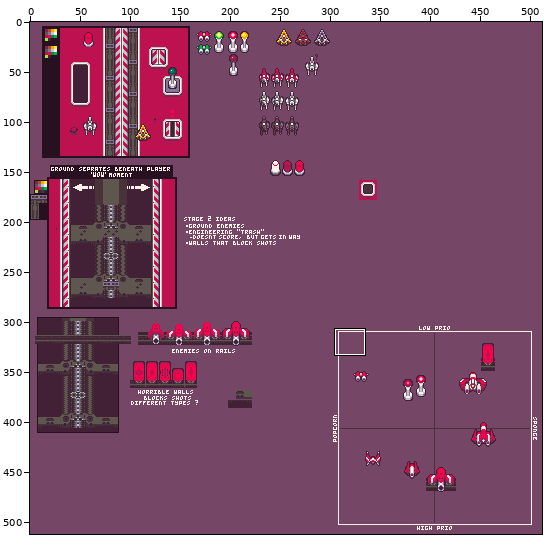
Pixel-art file -- art_folder/stage_2/idea_2.aseprite. Above: a wide view before the commit, with the close-up outlined.
Close-up. First the earlier version:
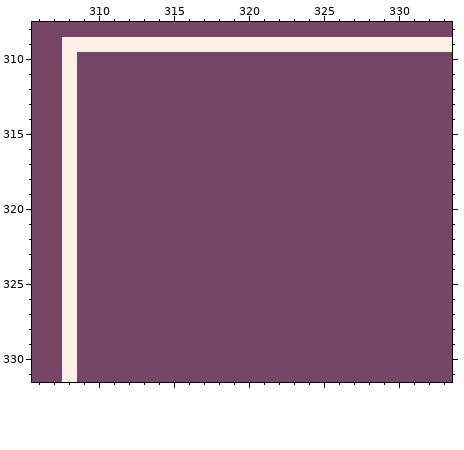
512x512 pixels, 1 frame. Shown: x 306..333, y 308..331.
After:
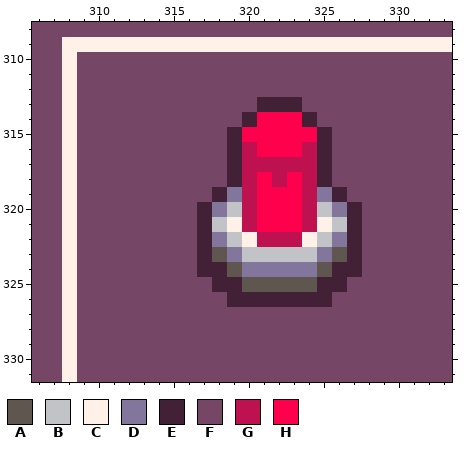
Palette (. is transparent): A #5f574f  B #c2c3c7  C #fff1e8  D #83769c  E #422136  F #754665  G #be1250  H #ff004d
Diff:
Layer "Flattened":
y 313: x 321..323 FFF -> EEE
y 314: x 320..324 FFFFF -> EHHHE
y 315: x 319..325 FFFFFFF -> EHHHHHE
y 316: x 319..325 FFFFFFF -> EGHHHGE
y 317: x 319..325 FFFFFFF -> EGGGGGE
y 318: x 319..325 FFFFFFF -> EGHGHGE
y 319: x 318..326 FFFFFFFFF -> EDGHHHGDE
y 320: x 317..327 FFFFFFFFFFF -> EDBGHHHGBDE
y 321: x 317..327 FFFFFFFFFFF -> EBCGHHHGCBE
y 322: x 317..327 FFFFFFFFFFF -> EDBCGGGCBDE
y 323: x 317..327 FFFFFFFFFFF -> EADBBBBBDAE
y 324: x 317..327 FFFFFFFFFFF -> EEADDDDDAEE
y 325: x 318..326 FFFFFFFFF -> EEAAAAAEE
y 326: x 319..325 FFFFFFF -> EEEEEEE
Boxes around the changes in both close-ups, in picture pixels (x1, y1, x2, y2):
changed: (197, 97, 362, 307)
